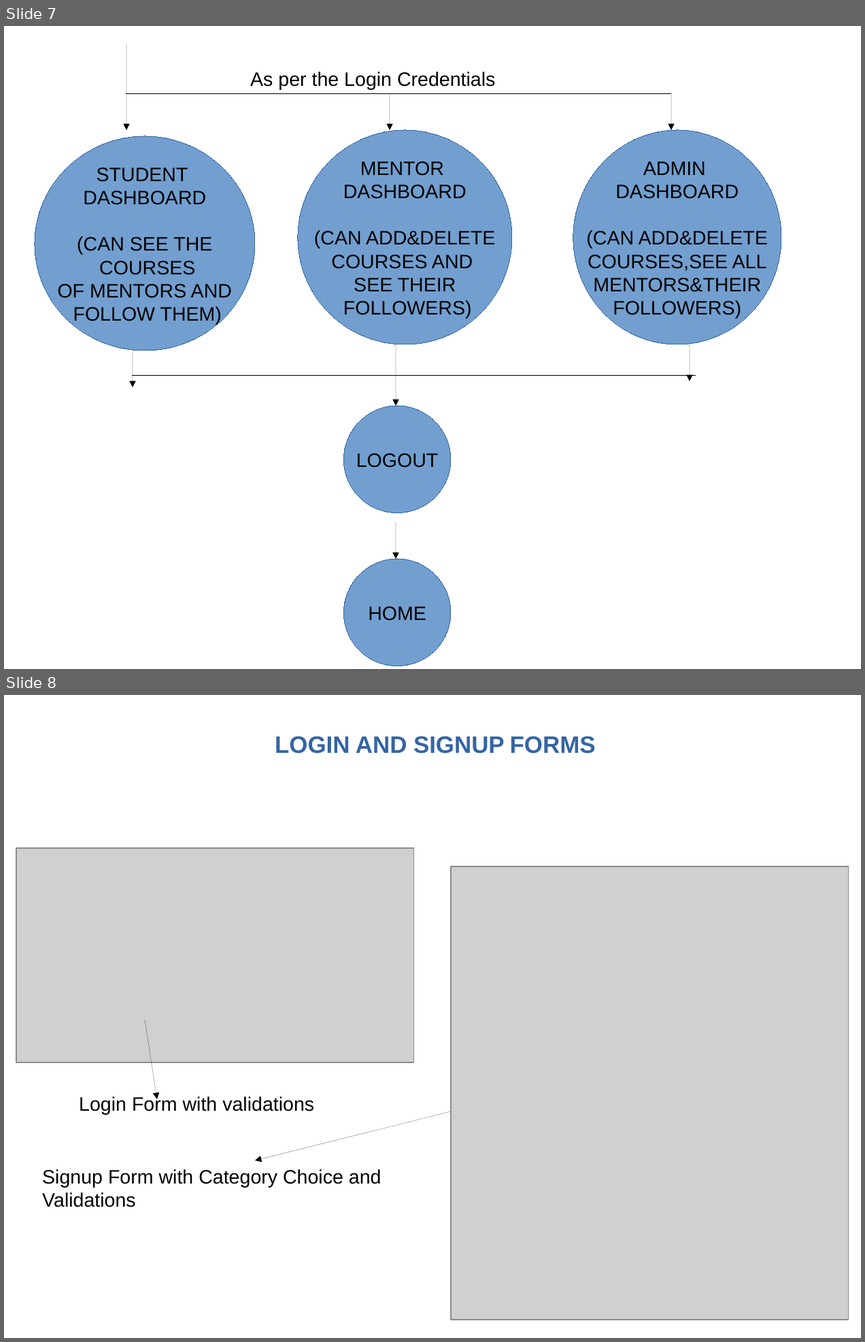
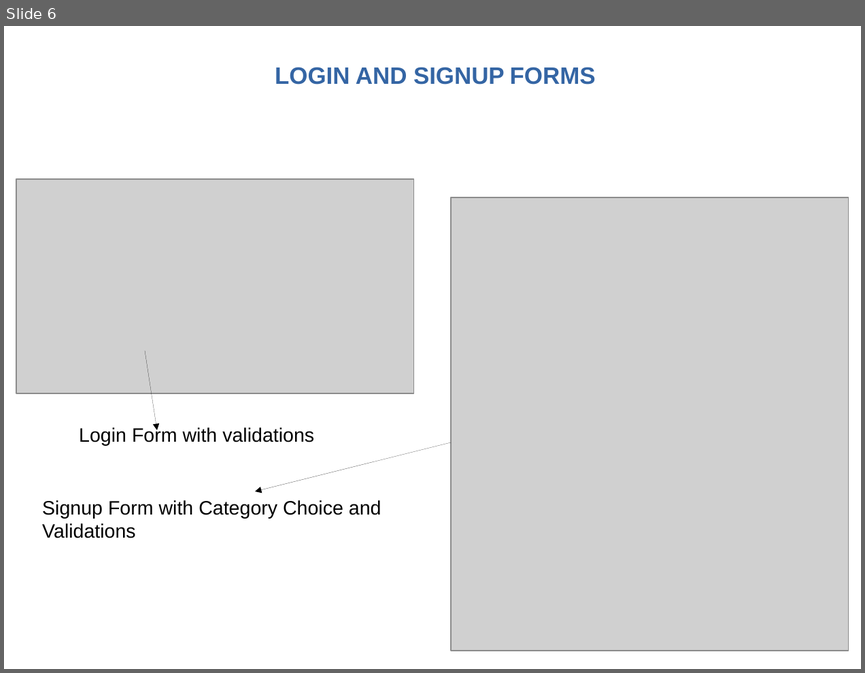
Before and after one commit to lokesh9026/backend, a slide deck: djangoproject/ppt.odp. Shown one above the other, each under a label of ours: slides 7 and 8 before the commit, slide 6 after it. The pictures are 865x1342 and 865x673 pixels, drawn with LibreOffice and Linux fonts; fonts in the diff are those of the drawing; grey boxes stand for pictures; background and template pictures are left out. Boxes give left, top, right and bottom in pixels: in the first picture for what was removed or moved away, otherwise in the second. Text is boxed around its words. In the diff, an @@ line names an element or a change of style, - is before the commit and + after.

Commit message:
student-counselling_system django project

```diff
--- a/djangoproject/ppt.odp
+++ b/djangoproject/ppt.odp
@@ slide 7 removed at box(4, 26, 861, 669), background #FFFFFF @@
@@ arrow removed from (126, 44) to (126, 130) @@
@@ text removed at box(250, 72, 495, 89) @@
-As per the Login Credentials
@@ line removed from (126, 93) to (671, 93) @@
@@ arrow removed from (390, 93) to (390, 130) @@
@@ arrow removed from (671, 93) to (671, 130) @@
@@ ellipse removed at box(35, 136, 254, 351) @@
-STUDENT
-DASHBOARD
-(CAN SEE THE
-COURSES
-OF MENTORS AND
-FOLLOW THEM)
@@ ellipse removed at box(298, 130, 513, 345) @@
-MENTOR
-DASHBOARD
-(CAN ADD&DELETE
-COURSES AND
-SEE THEIR
-FOLLOWERS)
@@ ellipse removed at box(573, 130, 781, 345) @@
-ADMIN
-DASHBOARD
-(CAN ADD&DELETE
-COURSES,SEE ALL
-MENTORS&THEIR
-FOLLOWERS)
@@ arrow removed from (133, 350) to (133, 388) @@
@@ arrow removed from (396, 344) to (396, 405) @@
@@ arrow removed from (689, 344) to (689, 382) @@
@@ line removed from (133, 375) to (696, 375) @@
@@ ellipse removed at box(344, 405, 451, 513) @@
-LOGOUT
@@ arrow removed from (396, 522) to (396, 558) @@
@@ ellipse removed at box(344, 558, 451, 666) @@
-HOME
@@ what was slide 8 is now slide 6 @@
```
Also in this commit, not shown: 4 slides changed, 2 slides added, 3 other slides removed, 30 other files.
